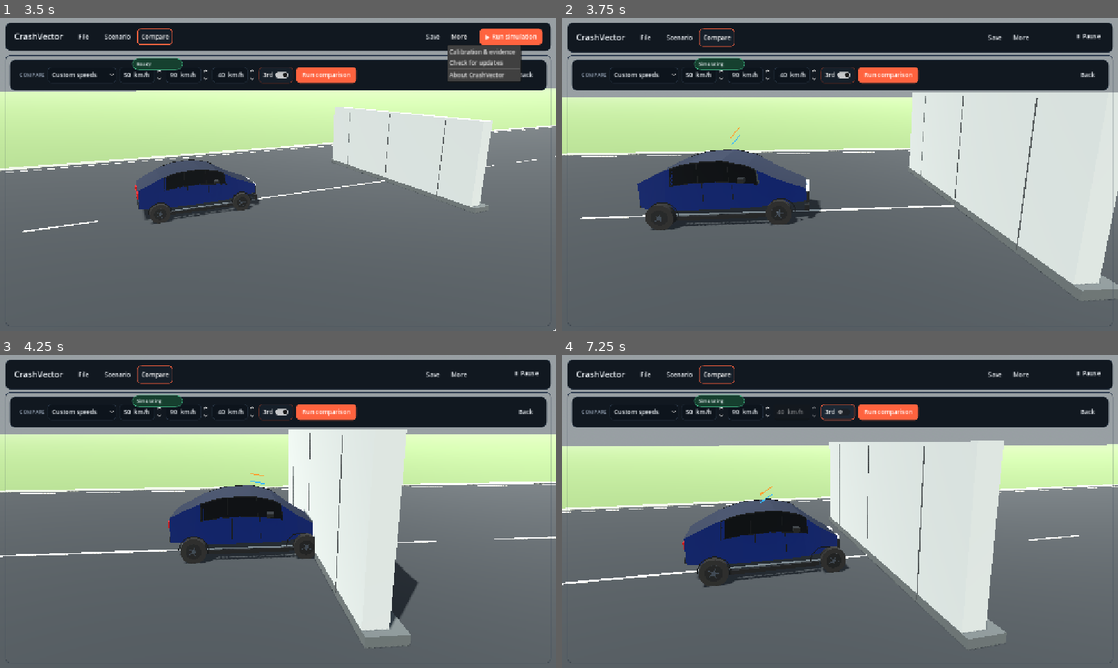
Above: before the commit, frames 1-4 (two rows, left to right).
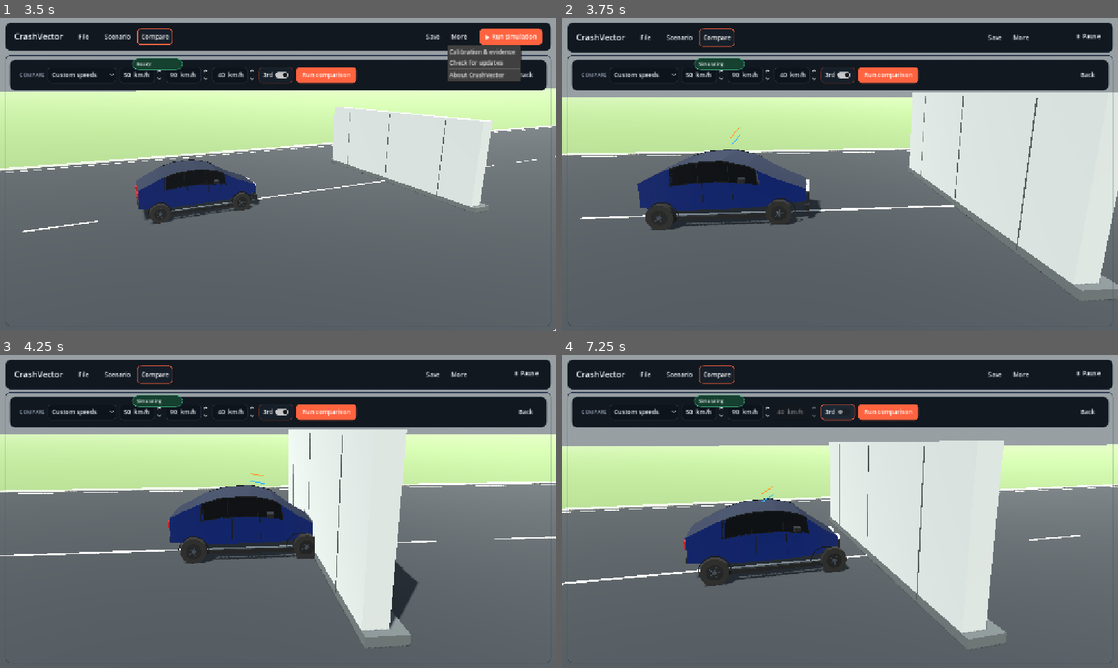
Above: after the commit, the same moments.

Repository: ArrowSK/crashvector
Game: Godot game, scene res://app/main.tscn
The game is run twice, just before and just after one commit, with the same random seed, the same clock (stepped at 60 frames per second) and the same inputs.
Inputs (mouse positions are in pixels of both pictures, inside the frame that each line leads up to):
- Up to frame 1 (3.5 s): click "File" at 0.5 s; click "Scenario" at 1.25 s; click "Compare" at 2 s; click "More" at 2.75 s
- Up to frame 2 (3.75 s): click "▶ Run simulation" at 3.5 s
- Up to frame 3 (4.25 s): no input
- Up to frame 4 (7.25 s): tap Enter at 4.25 s; move the mouse to (962, 495) at 4.27 s; hold Right 4.28-5 s; click (962, 495) at 4.42 s; click "Custom speeds" at 5 s; drag from (728, 527) to (812, 574) at 5.77 s; click "3rd" at 6.5 s

Frame 1 is identical in both runs. In frame 2, less than 0.1% of the frame differs, in the area x 14-100%, y 28-72%; in frame 3, 0.1%; in frame 4, 0.5%, in the area x 0-99%, y 27-94%.

Commit message:
fix: keep chassis centre of mass independent of crush shells

Diff:
--- a/src/vehicles/compact_hatchback.gd
+++ b/src/vehicles/compact_hatchback.gd
@@ -300,7 +300,7 @@
 		4.10 * scale_x,
 		1.30 * scale_y,
 		1.72 * scale_z
-	))
+	), Vector3(-0.12 * scale_x, 0.78 * scale_y, 0.0))
 	var mass_scale := maxf(total_mass_kg / 1150.0, 0.45)
 	var suspension_k := 65000.0 * mass_scale
 	var suspension_c := 6000.0 * sqrt(mass_scale)
--- a/src/vehicles/vehicle_rigid_chassis.gd
+++ b/src/vehicles/vehicle_rigid_chassis.gd
@@ -49,6 +49,7 @@
 var maximum_non_ground_contact_span_m := Vector3.ZERO
 var maximum_non_ground_projected_span_xz_m2: float = 0.0
 var configured_mass_distribution_size_m := Vector3.ZERO
+var configured_center_of_mass_local_m := Vector3.ZERO
 
 func configure(
 	body_mass_kg: float,
@@ -87,7 +88,7 @@
 	add_child(collision)
 	return collision
 
-func configure_box_mass_distribution(size_m: Vector3) -> void:
+func configure_box_mass_distribution(size_m: Vector3, center_of_mass_local_m: Vector3 = Vector3.ZERO) -> void:
 	# Collision geometry changes during a crash: the sacrificial front box retreats
 	# while the safety cell shortens only in severe failure.  Godot's automatic
 	# inertia calculation includes every collision shape, so using it would make
@@ -101,6 +102,9 @@
 		maxf(size_m.z, 0.10)
 	)
 	configured_mass_distribution_size_m = size
+	configured_center_of_mass_local_m = center_of_mass_local_m
+	center_of_mass_mode = RigidBody3D.CENTER_OF_MASS_MODE_CUSTOM
+	center_of_mass = center_of_mass_local_m
 	var coefficient := mass / 12.0
 	inertia = Vector3(
 		coefficient * (size.y * size.y + size.z * size.z),
--- a/tests/m19_contact_fidelity.gd
+++ b/tests/m19_contact_fidelity.gd
@@ -114,6 +114,7 @@
 			_expect(absf(outer_face - expected_bumper_face) < 0.001, "M19 %s outer bumper collision volume must end at the rendered M16.2 nose face" % preset_id)
 		_expect(chassis.front_crush_probe_count() == 3, "M19 %s passenger car must expose centre plus two lateral front-crush probes" % preset_id)
 		_expect(chassis.configured_mass_distribution_size_m.x > 3.0, "M19 %s passenger car must use a neutral chassis mass envelope instead of collision-shape-derived inertia" % preset_id)
+		_expect(chassis.configured_center_of_mass_local_m.y > 0.45, "M19 %s passenger car must use its neutral centre of mass instead of a collision-shape-derived centre" % preset_id)
 		if chassis.front_crush_probes.size() == 3:
 			var centre := chassis.front_crush_probes[0]
 			var negative := chassis.front_crush_probes[1]
